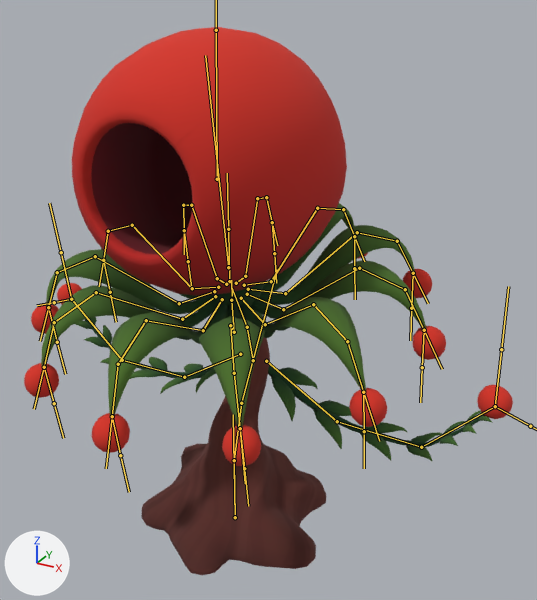
Two versions of the FBX model Assets/Modelos/Aliados/Tajo_venenoso/tajo_venenoso.fbx, one commit apart.
Before and after are seen from a 50 mm lens placed at (1.95, -3.13, 3.05), pointed at (0.17, 0.12, 1.43). Arrows for +X, +Y and +Z are at lower left; the lights stay in place. Both versions are drawn at frame 1 of the action 'Esqueleto|Idle'; the numbers are the values there. The bones that bend it are drawn over the model as lines.

In view in the first picture: 'Cabeza', 'Hoja1', 'Hoja10', 'Hoja11', 'Hoja2', 'Hoja3', 'Hoja4', 'Hoja5', 'Hoja6', 'Hojas_tallo', 'Tallo', 'Tronco'.
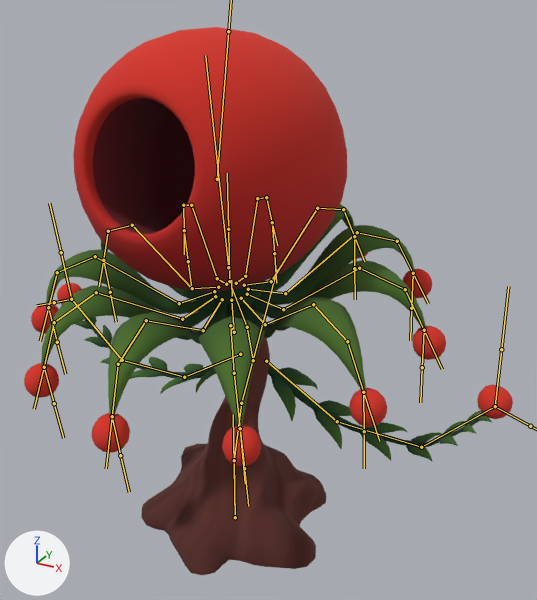
The change in detail:
Bone 'Cabeza' (bone_cabeza) turns from (9, 0, 0) to (0, 0, 0) degrees about its own x, y and z.

What differs and where, as boxes [x1, y1, x2, y2] in the pictures (537 x 600 px):
'Cabeza', posed
    before: [72, 27, 347, 296]
    after: [73, 27, 347, 291]
bone 'Cabeza', root to tip
    before: (217, 179) to (216, 30)
    after: (217, 179) to (228, 31)
